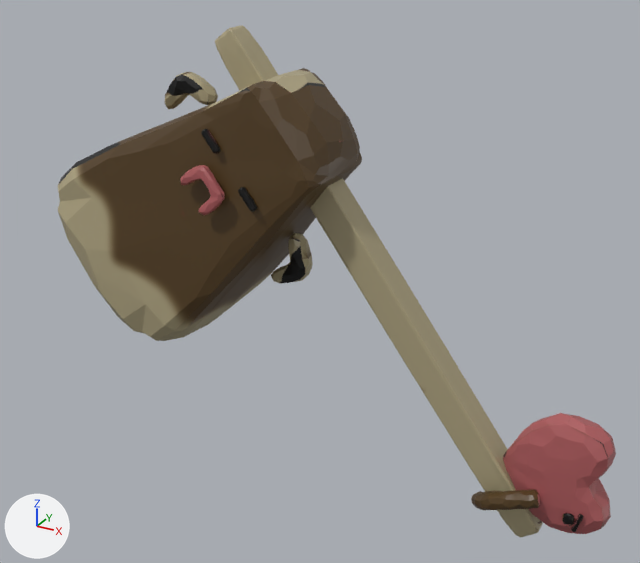
The OBJ model Resources/3d/Pestle/Pestle.obj as it was, and as the next commit left it.
One viewpoint serves both versions: a 50 mm camera at (1.77, -6.52, 4.77) aimed at (-1.81, 0.0, 1.51). Lighting does not change. The marker at lower left points along +X, +Y and +Z. Where no turn or scale is listed for an object, it has been applied to the vertices.
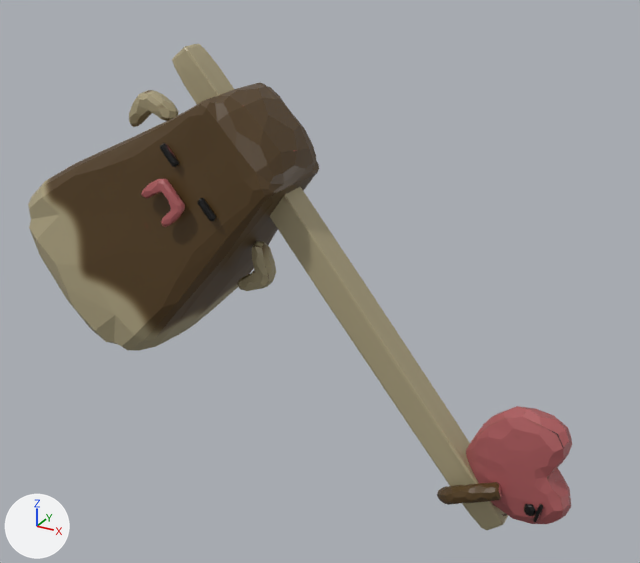
Where the change shows, as pixel boxes [x1, y1, x2, y2] in the pictures (640 x 563 px; the box of a moved part takes in the faces that stretch with it):
'Cube', reshaped
    before: [58, 25, 616, 537]
    after: [28, 44, 572, 530]
part 1 of me_cube, moved or reshaped
    before: [271, 233, 313, 284]
    after: [237, 241, 276, 291]
part 2 of me_cube, moved or reshaped
    before: [471, 489, 540, 510]
    after: [437, 482, 501, 505]
part 3 of me_cube, moved or reshaped
    before: [562, 513, 575, 526]
    after: [524, 504, 536, 516]
part 4 of me_cube, moved or reshaped
    before: [571, 514, 583, 532]
    after: [533, 504, 544, 522]
part 5 of me_cube, rebuilt
    before: [58, 68, 362, 341]
    after: [28, 83, 319, 351]
part 6 of me_cube, rebuilt
    before: [215, 25, 543, 537]
    after: [172, 44, 508, 530]
part 7 of me_cube, rebuilt (6% narrower)
    before: [503, 413, 616, 534]
    after: [466, 406, 572, 524]
part 8 of me_cube, added (brown)
    after: [141, 179, 185, 227]
part 9 of me_cube, added
    after: [160, 143, 179, 167]
part 10 of me_cube, added
    after: [197, 198, 216, 221]
part 11 of me_cube, added (yellow)
    after: [129, 90, 179, 127]
part 12 of me_cube, deleted (brown)
    before: [180, 165, 225, 215]
part 13 of me_cube, deleted
    before: [238, 187, 257, 212]
part 14 of me_cube, deleted
    before: [201, 129, 221, 154]
part 15 of me_cube, deleted
    before: [165, 72, 218, 109]

Edits to the bpy script that builds the scene:
```text
Change me_cube:
    used by ob_cube; location = (0.0, 0.0, 0.0)
    remove me_cube.from_pydata(...)  # 1959 vertices, 1920 faces; spans x -4.3..0.99, y -1.0..0.96, z -0.52..3.71
    add me_cube.from_pydata(...)  # 1959 vertices, 1920 faces; spans x -4.73..0.65, y -0.98..0.99, z -0.58..3.52
    me_cube part 1: the loose piece of 86 vertices spanning x -2.31..-1.9, y -0.13..0.06, z 1.43..1.95 is moved by (-0.41, 0.02, -0.17)
    me_cube part 2: the loose piece of 158 vertices spanning x -0.17..0.44, y -0.35..-0.09, z -0.28..0.11 is scaled about its middle by (0.98, 1, 1.07), then moved by (-0.34, 0.02, -0.07)
    me_cube part 3: the loose piece of 38 vertices spanning x 0.63..0.74, y -0.22..-0.17, z -0.14..-0.03 is moved by (-0.34, 0.02, -0.05)
    me_cube part 4: the loose piece of 86 vertices spanning x 0.72..0.8, y -0.21..-0.19, z -0.19..0.01 is moved by (-0.34, 0.02, -0.04)
    me_cube part 5: the loose piece of 326 vertices spanning x -4.3..-1.57, y -1.0..0.96, z 0.78..3.36 is rebuilt with 326 vertices and now spans x -4.73..-2.02, y -0.98..0.99, z 0.56..3.19
    me_cube part 6: the loose piece of 326 vertices spanning x -2.8..0.43, y -0.14..0.15, z -0.52..3.71 is rebuilt with 326 vertices and now spans x -3.29..0.11, y -0.12..0.17, z -0.58..3.52
    me_cube part 7: the loose piece of 230 vertices spanning x 0.03..0.99, y -0.19..0.15, z -0.33..0.8 is rebuilt with 230 vertices and now spans x -0.32..0.65, y -0.16..0.18, z -0.38..0.75
    me_cube part 8: a new loose piece of 134 vertices spanning x -3.17..-2.76, y -0.8..-0.67, z 2.09..2.51, in mat_material (picture img_pestle_png)
    me_cube part 9: a new loose piece of 86 vertices spanning x -3.04..-2.86, y -0.65..-0.59, z 2.59..2.79, in mat_material (picture img_pestle_png)
    me_cube part 10: a new loose piece of 86 vertices spanning x -2.68..-2.5, y -0.65..-0.59, z 2.16..2.36, in mat_material (picture img_pestle_png)
    me_cube part 11: a new loose piece of 86 vertices spanning x -3.91..-3.35, y -0.08..0.11, z 2.7..3.06, in mat_material (picture img_pestle_png)
    me_cube part 12: the loose piece of 134 vertices spanning x -2.73..-2.32, y -0.82..-0.7, z 2.27..2.69 is deleted
    me_cube part 13: the loose piece of 86 vertices spanning x -2.23..-2.06, y -0.68..-0.61, z 2.33..2.53 is deleted
    me_cube part 14: the loose piece of 86 vertices spanning x -2.58..-2.41, y -0.68..-0.61, z 2.78..2.98 is deleted
    me_cube part 15: the loose piece of 86 vertices spanning x -3.45..-2.88, y -0.1..0.09, z 2.92..3.28 is deleted
```
